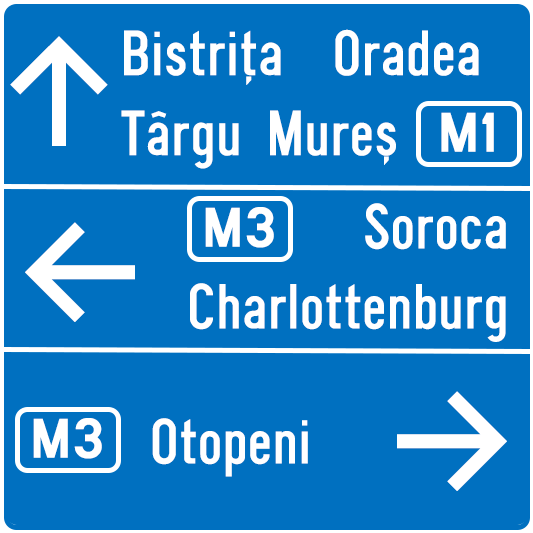
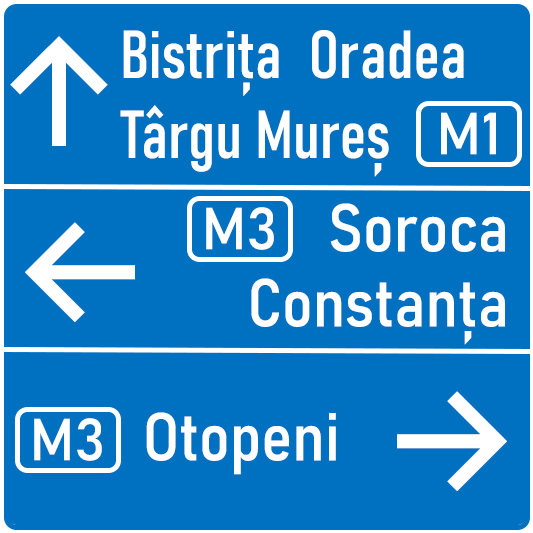
The second 533 × 533 image is a revision of the first. Changes to its layers:
painted on "Bistrița Oradea Târgu Mureș" over left=120, top=29, right=479, bottom=177
painted on "M1" over left=441, top=112, right=496, bottom=155
painted on "M3" (1st of 2) over left=33, top=418, right=102, bottom=461
painted on "M3" (2nd of 2) over left=205, top=207, right=274, bottom=250
renamed "Soroca Charlottenburg" to "Soroca Constanța", painted on it over left=190, top=203, right=506, bottom=345
painted on "Otopeni" over left=146, top=412, right=336, bottom=477
